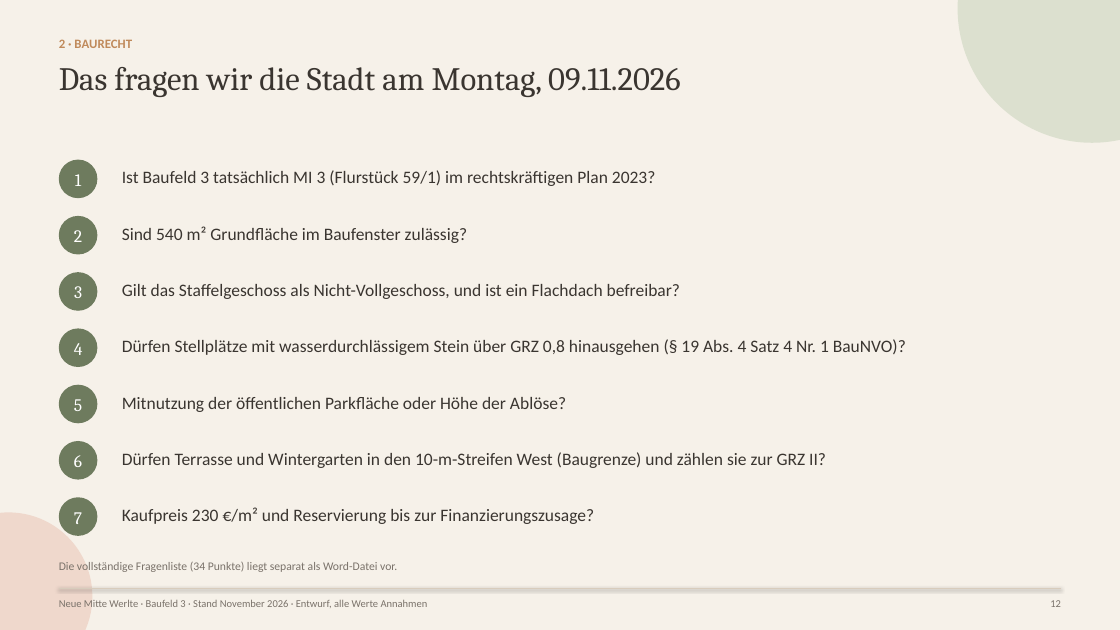
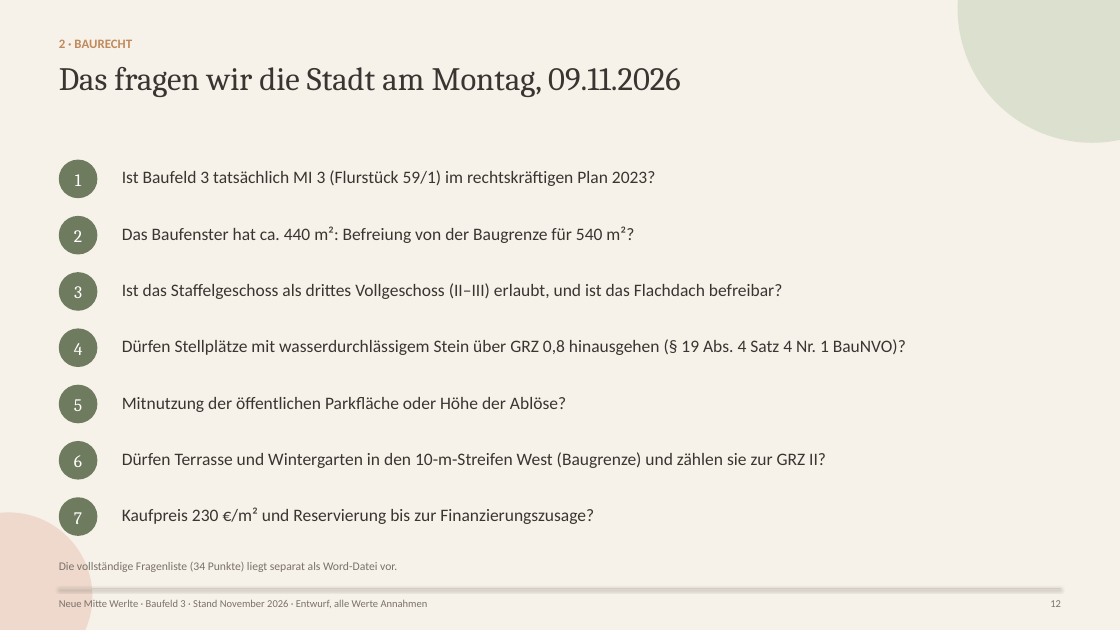
Before and after one commit to CartoonUsername/bau-projekt, a slide deck: slide 12 of praesentation/werlte_master/plan_8WE/deck/Neue-Mitte-Werlte_Baufeld3_Bankpraesentation_2026-11.pptx. Drawn at 1120x630 pixels with LibreOffice and Linux fonts; fonts in the diff are those of the drawing. Boxes give left, top, right and bottom in pixels: in the first picture for what was removed or moved away, otherwise in the second. Text is boxed around its words. In the diff, an @@ line names an element or a change of style, - is before the commit and + after.

```diff
--- a/praesentation/werlte_master/plan_8WE/deck/Neue-Mitte-Werlte_Baufeld3_Bankpraesentation_2026-11.pptx
+++ b/praesentation/werlte_master/plan_8WE/deck/Neue-Mitte-Werlte_Baufeld3_Bankpraesentation_2026-11.pptx
@@ text at box(122, 226, 634, 243): text changed @@
-Sind 540 m² Grundfläche im Baufenster zulässig?
+Das Baufenster hat ca. 440 m²: Befreiung von der Baugrenze für 540 m²?
@@ text at box(122, 283, 782, 299): text changed @@
-Gilt das Staffelgeschoss als Nicht-Vollgeschoss, und ist ein Flachdach befreibar?
+Ist das Staffelgeschoss als drittes Vollgeschoss (II–III) erlaubt, und ist das Flachdach befreibar?
```
Also in this commit, not shown: 4 other slides changed, 2 other files.
